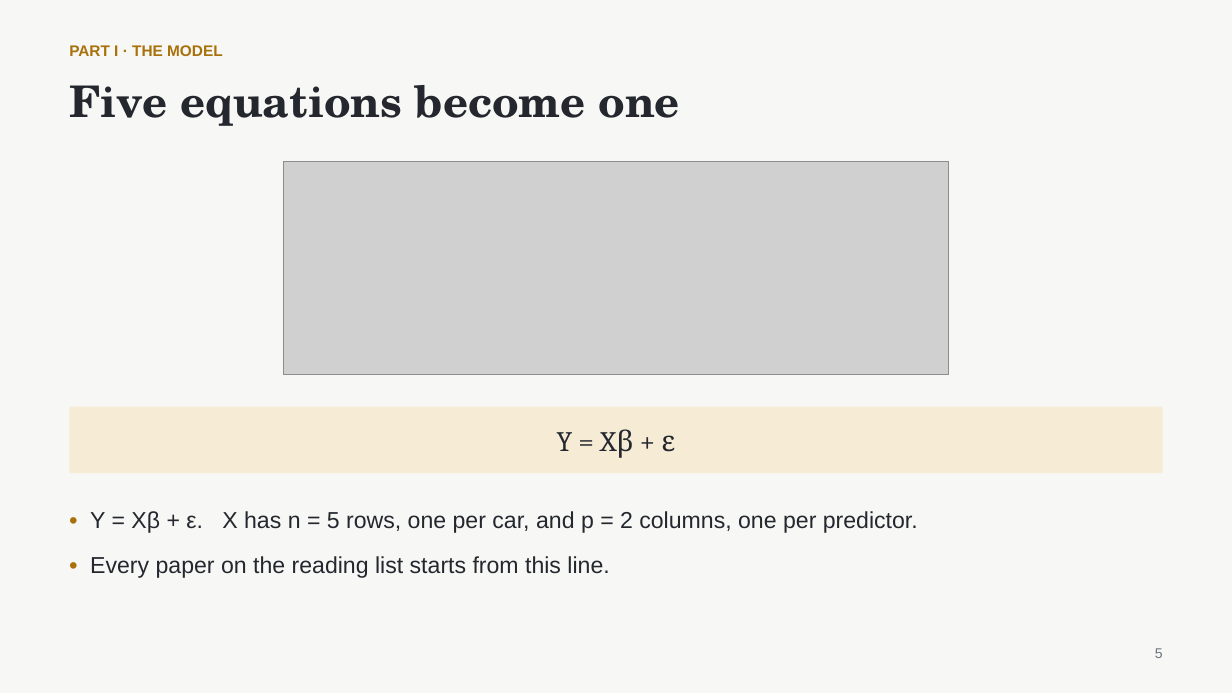
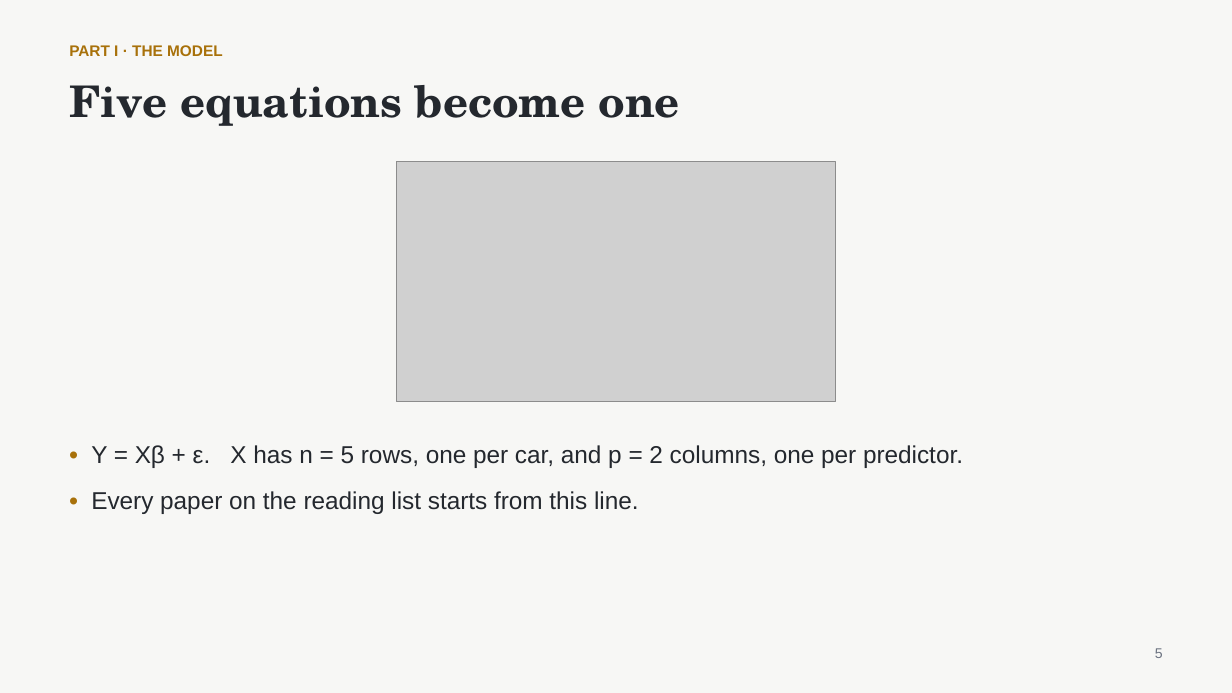
Before and after one commit to nurdauletakhanov/ReadingLab, a slide deck: slide 5 of public/slides/session-0-least-squares-foundations.pptx. Drawn at 1232x693 pixels with LibreOffice and Linux fonts; fonts in the diff are those of the drawing; grey boxes stand for pictures. Boxes give left, top, right and bottom in pixels: in the first picture for what was removed or moved away, otherwise in the second. Text is boxed around its words. In the diff, an @@ line names an element or a change of style, - is before the commit and + after.

```diff
--- a/public/slides/session-0-least-squares-foundations.pptx
+++ b/public/slides/session-0-least-squares-foundations.pptx
@@ picture: place and size @@
-picture at (284, 162, 949, 374)
+picture at (396, 162, 836, 402)
@@ rectangle removed at (69, 407, 1163, 473) @@
-Y = Xβ + ε
@@ text "• Y = Xβ + ...": place and size @@
-text "• Y = Xβ + ..." at (90, 511, 918, 578)
+text "• Y = Xβ + ..." at (91, 445, 963, 514)
@@ text "• Y = Xβ + ..." at (91, 445, 963, 514): size 18 to 19 pt @@
```
Also in this commit, not shown: 16 other slides changed, 20 other files.
